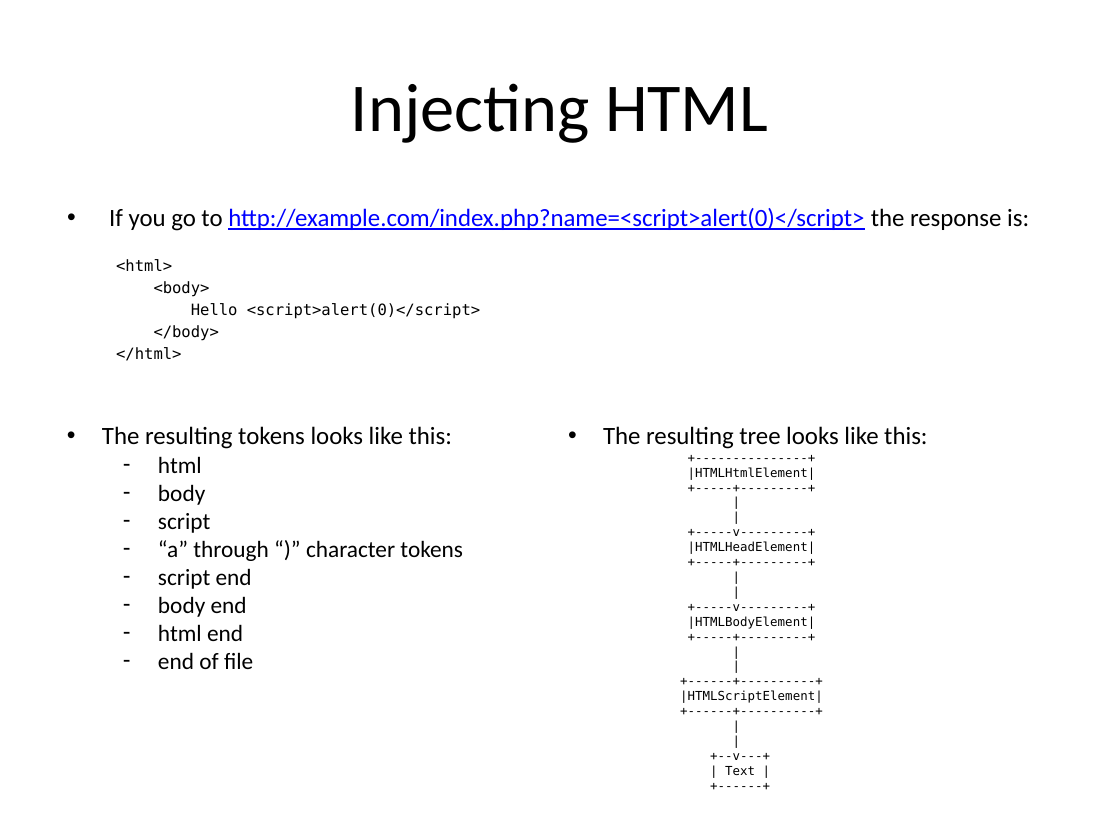
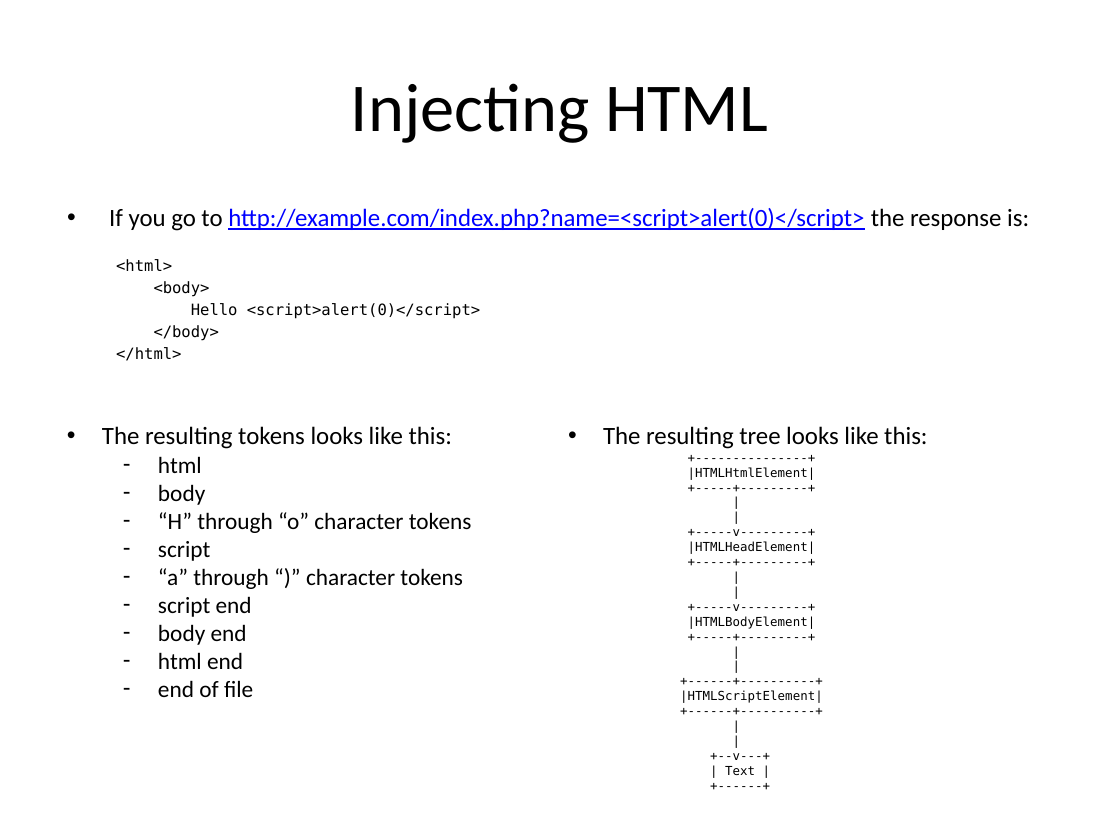
Before and after one commit to JD-Gonz/info415_sp15, a slide deck: slide 16 of week 2/week 2 - xss introduction.pptx. Drawn at 1120x840 pixels with LibreOffice and Linux fonts; fonts in the diff are those of the drawing. Boxes give left, top, right and bottom in pixels: in the first picture for what was removed or moved away, otherwise in the second. Text is boxed around its words. In the diff, an @@ line names an element or a change of style, - is before the commit and + after.

```diff
--- a/week 2/week 2 - xss introduction.pptx
+++ b/week 2/week 2 - xss introduction.pptx
@@ text at bbox=[158, 512, 472, 533]: paragraph added @@
+  – “H” through “o” character tokens
```
Also in this commit, not shown: 1 other slide changed, 3 other files.
